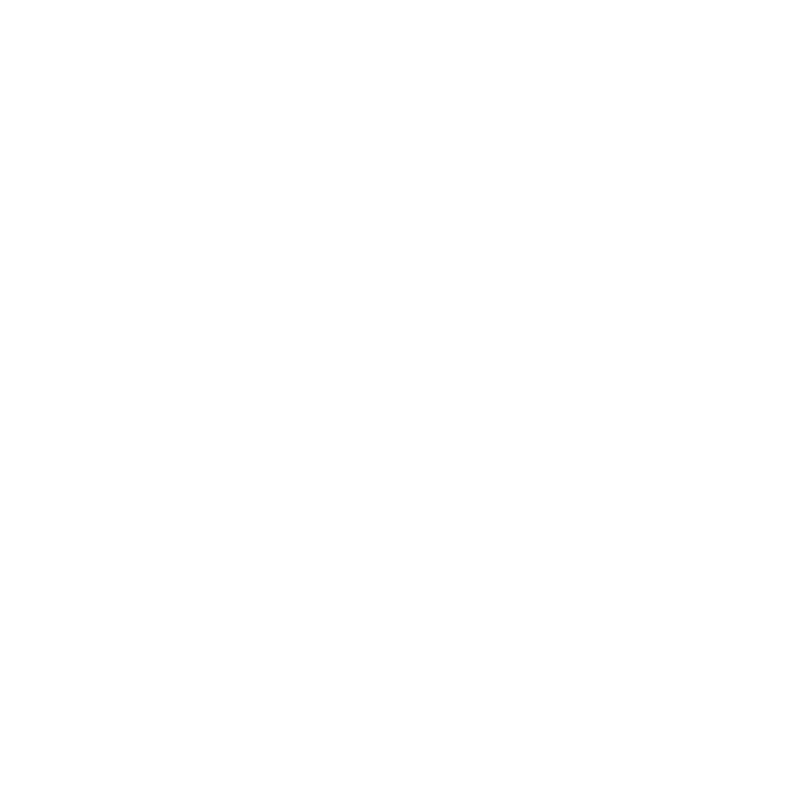
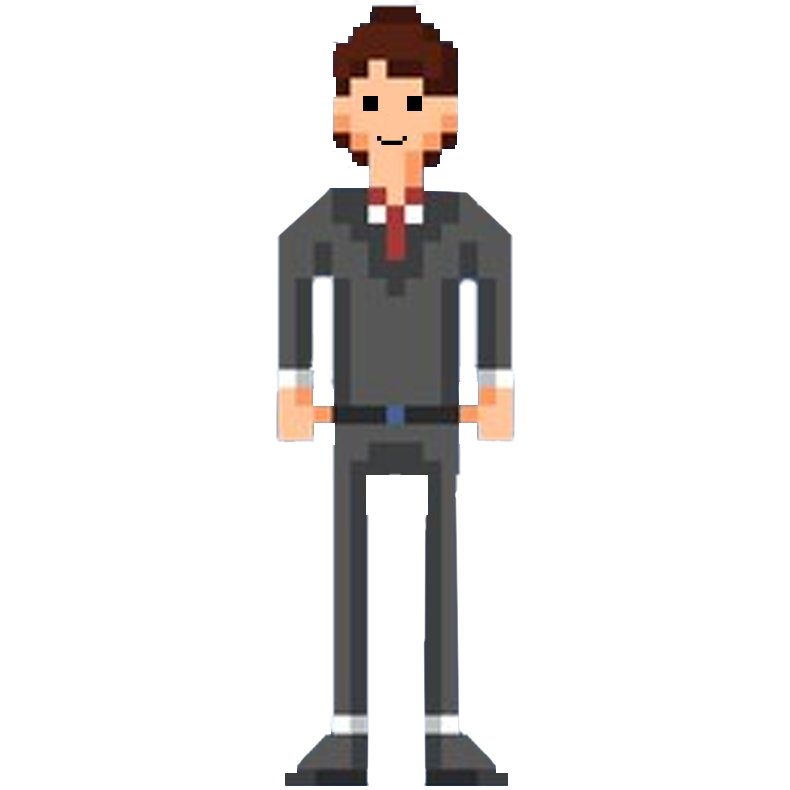
Layered file, before and after one edit (790 x 790). Changes by layer:
showed "Слой 1" (1st of 2, in "ДеньгиПлюс") over [275,0,516,786]
